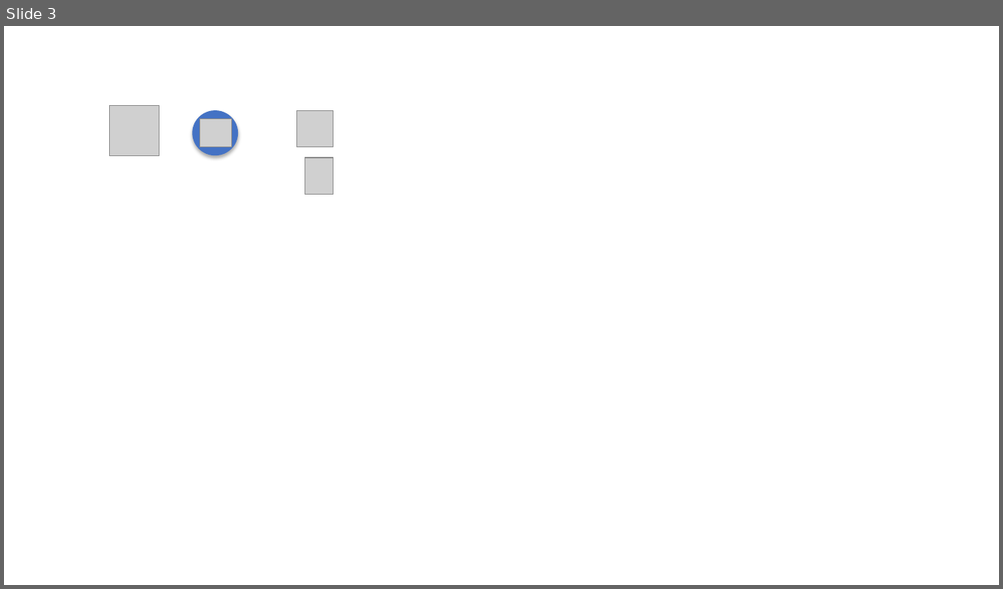
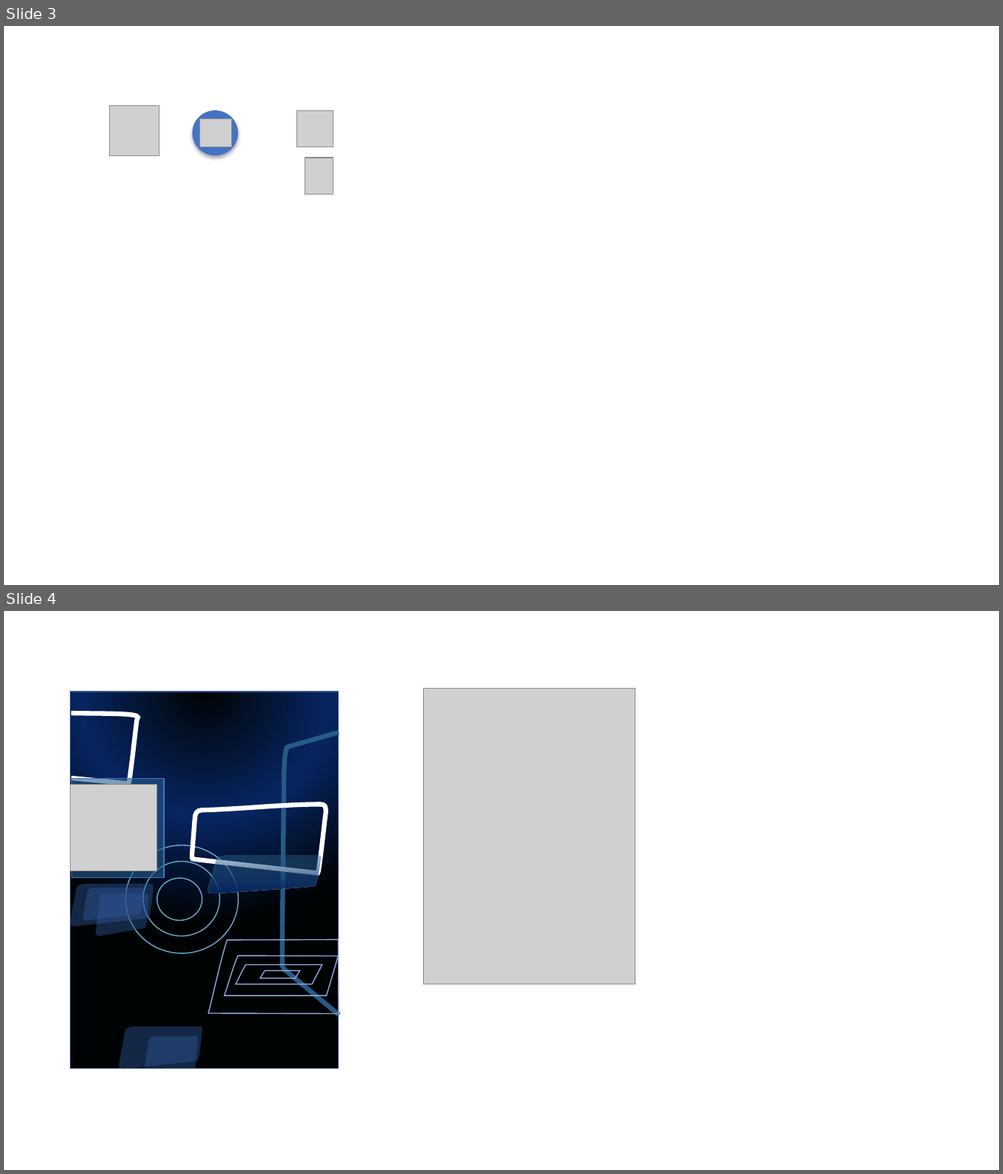
Before and after one commit to geovannioytamay/EnramadaSalas, a slide deck: Presentación1.pptx. Shown one above the other, each under a label of ours: slide 3 before the commit, slides 3 and 4 after it. The pictures are 1003x589 and 1003x1174 pixels, drawn with LibreOffice and Linux fonts; fonts in the diff are those of the drawing; grey boxes stand for pictures; background and template pictures are left out. Boxes give left, top, right and bottom in pixels: in the first picture for what was removed or moved away, otherwise in the second. Text is boxed around its words. In the diff, an @@ line names an element or a change of style, - is before the commit and + after.

```diff
--- a/Presentación1.pptx
+++ b/Presentación1.pptx
@@ slide 4 added at box(4, 611, 999, 1170), background #FFFFFF @@
@@ rectangle added at box(71, 692, 338, 1068), fill gradient #000304 to #072561, outline #325491 1 pt @@
@@ picture added at box(424, 689, 635, 985) @@
@@ freeform shape added at box(71, 713, 138, 784), outline #FFFFFF 4.5 pt @@
@@ freeform shape added at box(282, 732, 339, 1015), outline #64ADD0 4.5 pt @@
@@ picture added at box(71, 784, 158, 871) @@
@@ rectangle added at box(72, 779, 165, 878), fill #265B85 at 59% opacity, outline #4472C4 1 pt @@
@@ freeform shape added at box(192, 804, 326, 873), outline #FFFFFF 4.5 pt @@
@@ ellipse added at box(125, 846, 239, 954), outline #FFFFFF 1 pt @@
@@ ellipse added at box(144, 862, 220, 937), outline #FFFFFF 1 pt @@
@@ freeform shape added at box(208, 856, 320, 893), fill gradient #2E6792 to #072561, outline #25557B 0.1 pt @@
@@ freeform shape added at box(71, 884, 153, 926), fill #2F5597 at 44% opacity, outline #25557B 0.1 pt @@
@@ freeform shape added at box(83, 889, 144, 921), fill #2F5597 at 44% opacity, outline #25557B 0.1 pt @@
@@ freeform shape added at box(96, 894, 148, 937), fill #2F5597 at 44% opacity, outline #25557B 0.1 pt @@
@@ ellipse added at box(157, 878, 202, 920), outline #FFFFFF 1 pt @@
@@ freeform shape added at box(208, 940, 339, 1014), outline #8FAADC 1 pt @@
@@ freeform shape added at box(224, 956, 338, 996), outline #8FAADC 1 pt @@
@@ freeform shape added at box(236, 965, 323, 984), outline #8FAADC 1 pt @@
@@ freeform shape added at box(260, 971, 299, 979), outline #8FAADC 1 pt @@
@@ freeform shape added at box(119, 1027, 202, 1069), fill #2F5597 at 44% opacity, outline #25557B 0.1 pt @@
@@ freeform shape added at box(145, 1037, 197, 1069), fill #2F5597 at 44% opacity, outline #25557B 0.1 pt @@
```
Also in this commit, not shown: 1 other slide added, 1 slide removed.
